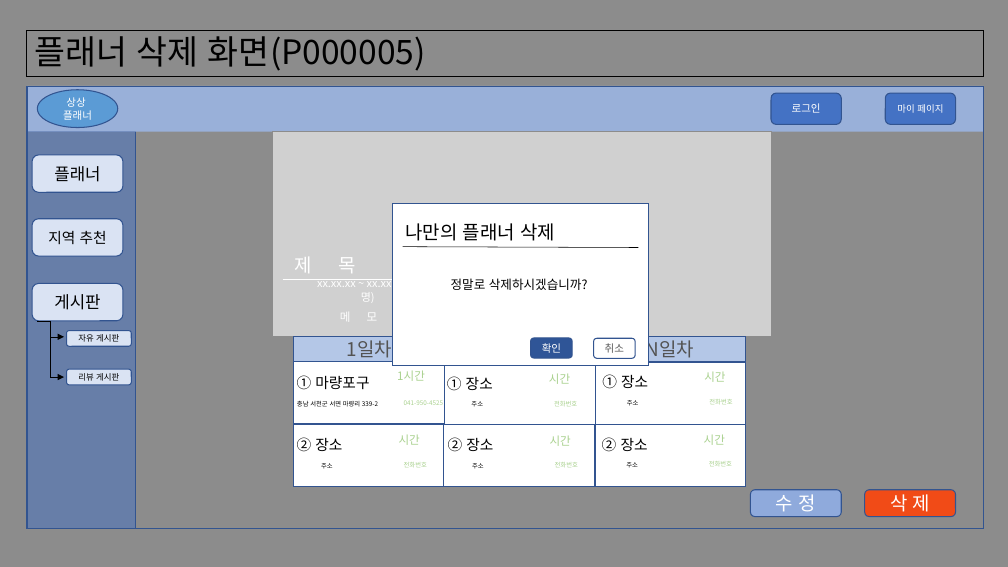
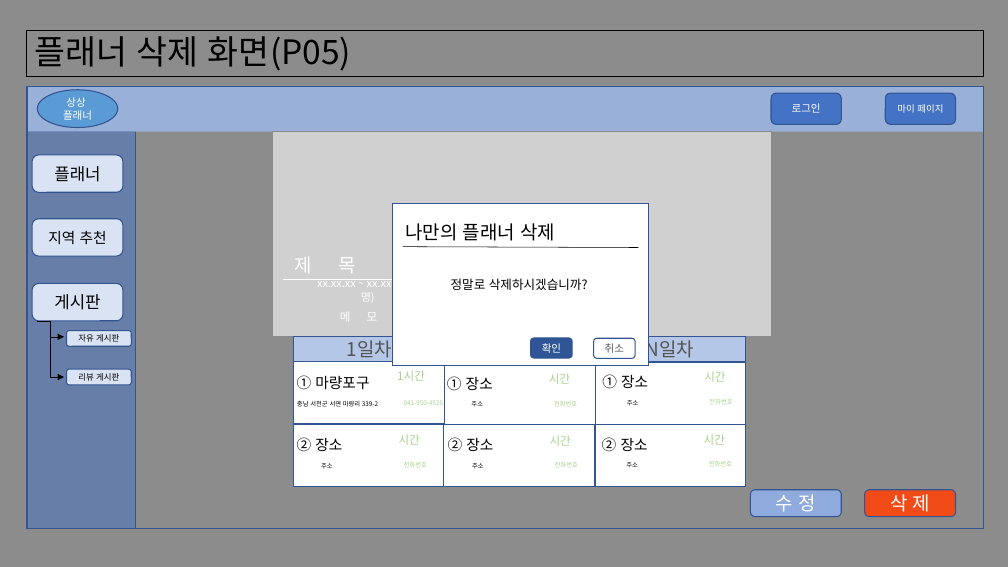
Before and after one commit to whatnameshouldido/sbsj_planner, a slide deck: slide 6 of screen/화면설계서_플래너(강준서).pptx. Drawn at 1008x567 pixels with LibreOffice and Linux fonts; fonts in the diff are those of the drawing; grey boxes stand for pictures; background and template pictures are left out. Boxes give left, top, right and bottom in pixels: in the first picture for what was removed or moved away, otherwise in the second. Text is boxed around its words. In the diff, an @@ line names an element or a change of style, - is before the commit and + after.

```diff
--- a/screen/화면설계서_플래너(강준서).pptx
+++ b/screen/화면설계서_플래너(강준서).pptx
@@ title at (x1=35, y1=30, x2=351, y2=71): text changed @@
-플래너 삭제 화면(P000005)
+플래너 삭제 화면(P05)
```
Also in this commit, not shown: 4 other slides changed, 8 other files.
